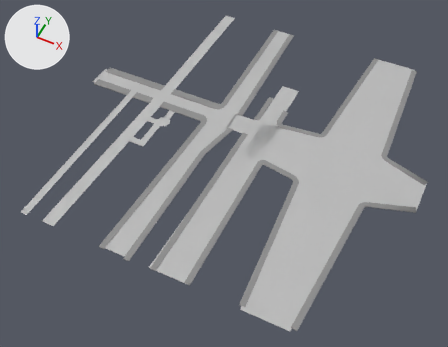
Renders of the FBX model Assets/@Game/Resources/Models/1-L.Tugu/jalanan.fbx from each side of a commit.
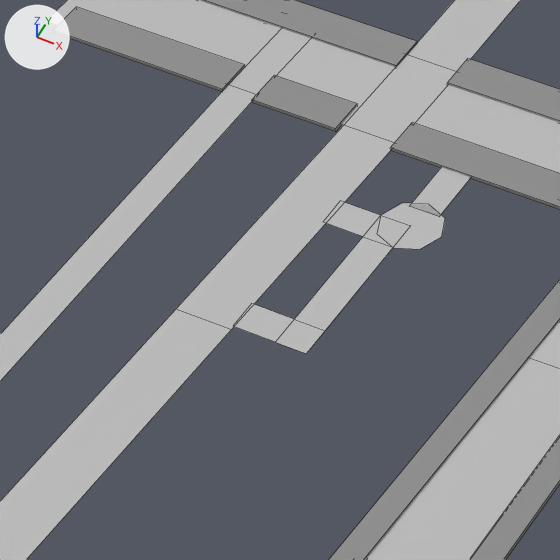
Old and new are each drawn whole from a 50 mm camera at (35.1, -80.1, 86.5) aimed at (-1.6, -6.8, -5.1) and again close up on the part from 19% to 43% of the width and 22% to 54% of the height. The axes (+X, +Y, +Z) are drawn at upper left. The lights are the same throughout. The close-ups show mesh edges as thin lines. Where no turn or scale is listed for an object, it has been applied to the vertices. Vertices at the same position are counted once.

Before the edit, the objects in view are built like this:
```python
me_cube_092 = bpy.data.meshes.new('Cube.092')
me_cube_092.from_pydata(...)  # 372 vertices, 345 faces; spans x -22.3..48.6, y -40.7..29.7, z -0.1..0.1
me_cube_092.materials.append(mat_material_003)  # its picture is missing
me_plane_003 = bpy.data.meshes.new('Plane.003')
me_plane_003.from_pydata(...)  # 76 vertices, 29 faces; spans x -56.3..15.3, y -35.2..35.1, z 0.0
me_plane_003.materials.append(mat_material_004)  # its picture is missing
ob_cube_050 = bpy.data.objects.new('Cube.050', me_cube_092)
ob_cube_050.location = (-13.62, 5.35, 0.0)
ob_denah_jalan = bpy.data.objects.new('Denah Jalan', me_plane_003)
ob_denah_jalan.location = (19.67, 0.0, 0.0)
```
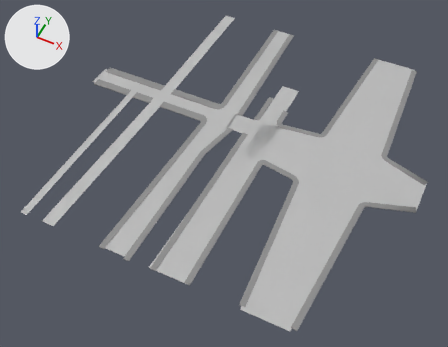
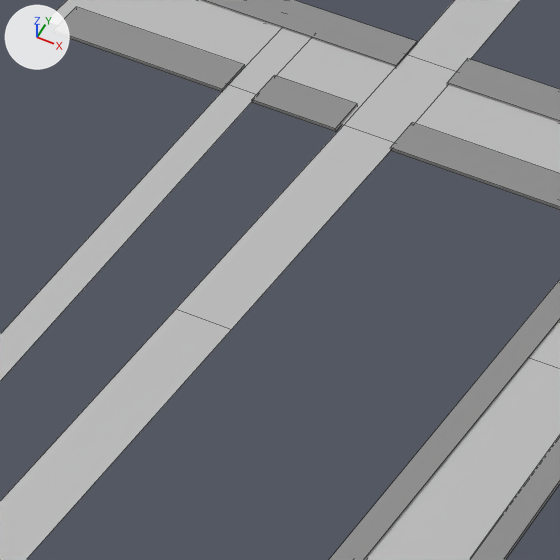
The change, as a diff of the scene's bpy script:
```diff
--- a/Assets/@Game/Resources/Models/1-L.Tugu/jalanan.fbx.py
+++ b/Assets/@Game/Resources/Models/1-L.Tugu/jalanan.fbx.py
@@ me_plane_003 @@
 me_plane_003.from_pydata(...)  # 76 vertices, 29 faces; spans x -56.3..15.3, y -35.2..35.1, z 0.0
 # used by ob_denah_jalan; location = (19.67, 0.0, 0.0)
+# me_plane_003 part 1: the loose piece of 12 vertices spanning x -39.6..-36.4, y -11.6..-3.8, z 0.0 is deleted
+# me_plane_003 part 2: the loose piece of 8 vertices spanning x -37.7..-35.0, y -5.2..-2.4, z 0.0 is deleted
+# me_plane_003 part 3: the loose piece of 4 vertices spanning x -37.0..-35.6, y -2.8..0.2, z 0.0 is deleted
 me_plane_003.materials.append(mat_material_004)
```

What differs and where, as boxes (x1, y1, x2, y2) in the close-ups (560 x 560 px):
part 1 of me_plane_003, deleted: before (233, 201, 410, 353)
part 2 of me_plane_003, deleted: before (382, 203, 445, 249)
part 3 of me_plane_003, deleted: before (410, 167, 471, 216)
